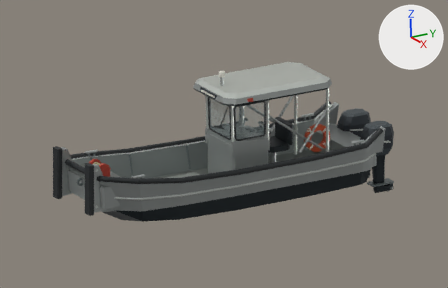
Before and after pictures for a commit that changed the Blender file art/work_skiff.blend.
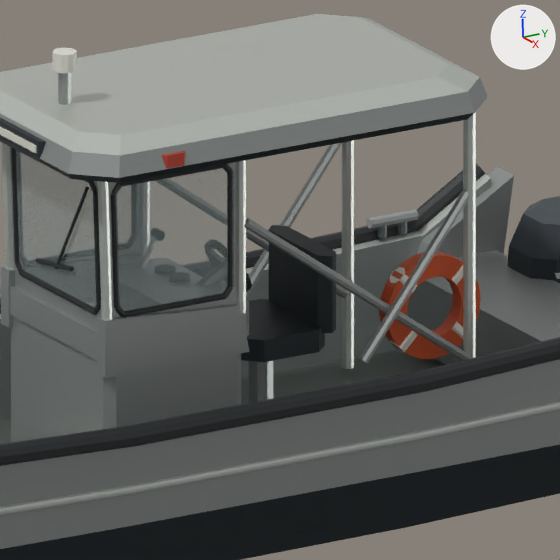
Each version appears first from the file's camera 'Camera', and next in a close-up on the part from 46% to 78% of the width and 20% to 71% of the height. The lights are fixed; the arrows at upper right show +X, +Y and +Z. The first two pictures are the older version.

The older version as bpy lines, for what is in view:
```python
me_aluminum_helm_shelter = bpy.data.meshes.new('Aluminum helm shelter')
me_aluminum_helm_shelter.from_pydata(...)  # 432 vertices, 252 faces; spans x -0.77..0.77, y -0.29..2.23, z 0.15..2.37
me_aluminum_helm_shelter.materials.append(mat_satin_marine_aluminum)  # picture img_skiff_paint
me_helm_and_fittings = bpy.data.meshes.new('Helm and fittings')
me_helm_and_fittings.from_pydata(...)  # 808 vertices, 564 faces; spans x -0.78..0.78, y -0.3..2.23, z 0.57..2.42
me_helm_and_fittings.materials.append(mat_marine_fittings)  # picture img_skiff_paint
me_outboard_cowlings = bpy.data.meshes.new('Outboard cowlings')
me_outboard_cowlings.from_pydata(...)  # 112 vertices, 92 faces; spans x -0.666..0.666, y 3.015..3.665, z 0.3..0.91
me_outboard_cowlings.materials.append(mat_marine_fittings)  # picture img_skiff_paint
ob_aluminum_helm_shelter = bpy.data.objects.new('Aluminum helm shelter', me_aluminum_helm_shelter)
ob_aluminum_helm_shelter.parent = ob_welded_hull
ob_aluminum_helm_shelter.location = (0.0, 0.0, 0.0)
ob_helm_and_fittings = bpy.data.objects.new('Helm and fittings', me_helm_and_fittings)
ob_helm_and_fittings.parent = ob_welded_hull
ob_helm_and_fittings.location = (0.0, 0.0, 0.0)
ob_outboard_cowlings = bpy.data.objects.new('Outboard cowlings', me_outboard_cowlings)
ob_outboard_cowlings.parent = ob_welded_hull
ob_outboard_cowlings.location = (0.0, 0.0, 0.0)
# also in view: 'Rub rails and nonskid' at (0.0, -0.15, 0.69); 'Windshield glazing' at (0.0, 0.36, 1.47); 'Welded hull' at (0.0, -0.07, 0.4); 'Mooring gear' at (0.0, -0.12, 0.87)
```
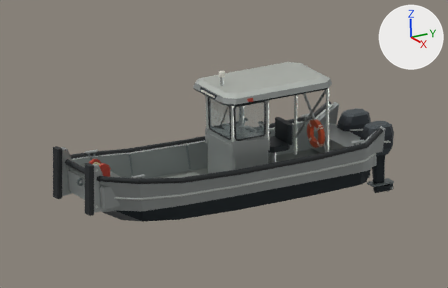
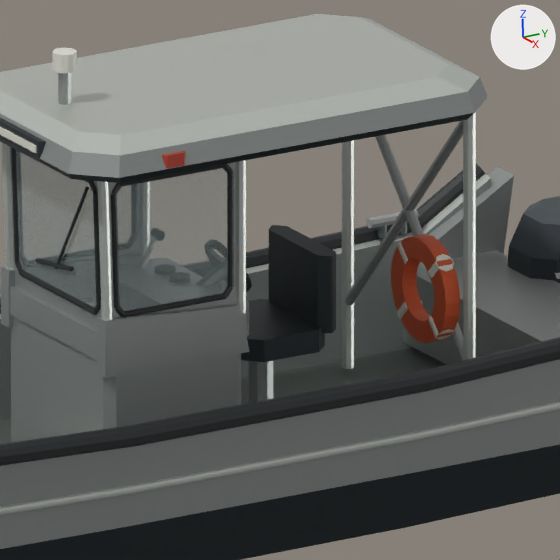
Boxes [x1, y1, x2, y2] around the edits, measured in the close-ups (560 x 560 px; the box of a moved part takes in the faces that stretch with it):
'Helm and fittings', reshaped
    before: [0, 48, 481, 362]
    after: [0, 48, 460, 362]
part 1 of me_aluminum_helm_shelter, moved or reshaped
    before: [244, 218, 468, 361]
    after: [345, 120, 464, 305]
part 2 of me_aluminum_helm_shelter, moved or reshaped
    before: [246, 228, 348, 298]
    after: [375, 135, 463, 361]
part 3 of me_aluminum_helm_shelter, deleted
    before: [359, 189, 470, 363]
part 4 of me_aluminum_helm_shelter, deleted (mostly hidden)
    before: [246, 143, 342, 298]
part 5 of me_helm_and_fittings, moved or reshaped
    before: [379, 251, 481, 359]
    after: [391, 234, 460, 343]
part 6 of me_helm_and_fittings, moved or reshaped
    before: [390, 267, 417, 292]
    after: [428, 254, 454, 278]
part 7 of me_helm_and_fittings, moved or reshaped
    before: [452, 257, 463, 285]
    after: [397, 242, 408, 264]
part 8 of me_helm_and_fittings, moved or reshaped
    before: [445, 319, 463, 339]
    after: [397, 301, 422, 319]
part 9 of me_helm_and_fittings, moved or reshaped
    before: [390, 331, 417, 353]
    after: [428, 316, 454, 340]
'Outboard cowlings', unchanged, covered by the edit
    before: [507, 196, 560, 283]
'OutboardStarboard', unchanged, uncovered by the edit
    after: [507, 196, 560, 283]

Diff of the bpy script that builds the scene:
```diff
--- a/art/work_skiff.blend.py
+++ b/art/work_skiff.blend.py
@@ me_aluminum_helm_shelter @@
 # used by ob_aluminum_helm_shelter; parent = ob_welded_hull; location = (0.0, 0.0, 0.0)
-me_aluminum_helm_shelter.from_pydata(...)  # 432 vertices, 252 faces; spans x -0.77..0.77, y -0.29..2.23, z 0.15..2.37
+me_aluminum_helm_shelter.from_pydata(...)  # 400 vertices, 232 faces; spans x -0.77..0.77, y -0.29..2.23, z 0.15..2.37
+# me_aluminum_helm_shelter part 1: the loose piece of 16 vertices spanning x 0.49..0.64, y 0.81..2.11, z 0.55..1.52 is multiplied about its middle by the matrix ((0.001, -0.128, 1.163), (-1.165, 0.109, 0.013), (-0.11, -1.158, -0.127)), then moved by (-0.57, 0.64, 0.18)
+# me_aluminum_helm_shelter part 2: the loose piece of 16 vertices spanning x -0.64..-0.49, y 0.81..2.11, z 0.55..1.52 is multiplied about its middle by the matrix ((-0.034, 1.145, 0.24), (-1.167, -0.049, 0.07), (0.079, -0.238, 1.143)), then moved by (0.56, 0.64, 0.18)
+# me_aluminum_helm_shelter part 3: the loose piece of 16 vertices spanning x 0.59..0.65, y 1.44..2.11, z 0.65..1.51 is deleted
+# me_aluminum_helm_shelter part 4: the loose piece of 16 vertices spanning x -0.65..-0.59, y 1.44..2.11, z 0.65..1.51 is deleted
 me_aluminum_helm_shelter.materials.append(mat_satin_marine_aluminum)
@@ me_helm_and_fittings @@
 # used by ob_helm_and_fittings; parent = ob_welded_hull; location = (0.0, 0.0, 0.0)
-me_helm_and_fittings.from_pydata(...)  # 808 vertices, 564 faces; spans x -0.78..0.78, y -0.3..2.23, z 0.57..2.42
+me_helm_and_fittings.from_pydata(...)  # 808 vertices, 564 faces; spans x -0.78..0.78, y -0.3..2.08, z 0.6..2.42
+# me_helm_and_fittings part 5: the loose piece of 96 vertices spanning x 0.43..0.51, y 1.67..2.23, z 0.57..1.13 is multiplied about its middle by the matrix ((0.0, 0.0, 1.0), (-1.0, 0.0, 0.0), (0.0, -1.0, 0.0)), then moved by (-0.17, 0.07, 0.03)
+# me_helm_and_fittings part 6: the loose piece of 16 vertices spanning x 0.42..0.52, y 1.72..1.87, z 0.93..1.08 is multiplied about its middle by the matrix ((0.0, 0.0, 1.0), (-1.0, 0.0, 0.0), (0.0, -1.0, 0.0)), then moved by (-0.01, 0.23, 0.03)
+# me_helm_and_fittings part 7: the loose piece of 16 vertices spanning x 0.42..0.52, y 2.03..2.18, z 0.93..1.08 is multiplied about its middle by the matrix ((-0.667, -0.333, -0.667), (-0.333, -0.667, 0.667), (-0.667, 0.667, 0.333)), then moved by (-0.33, -0.08, 0.03)
+# me_helm_and_fittings part 8: the loose piece of 16 vertices spanning x 0.42..0.52, y 2.03..2.18, z 0.62..0.77 is multiplied about its middle by the matrix ((0.667, -0.667, 0.333), (0.333, 0.667, 0.667), (-0.667, -0.333, 0.667)), then moved by (-0.33, -0.08, 0.03)
+# me_helm_and_fittings part 9: the loose piece of 16 vertices spanning x 0.42..0.52, y 1.72..1.87, z 0.62..0.77 is multiplied about its middle by the matrix ((0.667, -0.667, -0.333), (0.333, 0.667, -0.667), (0.667, 0.333, 0.667)), then moved by (-0.01, 0.23, 0.03)
 me_helm_and_fittings.materials.append(mat_marine_fittings)
```
